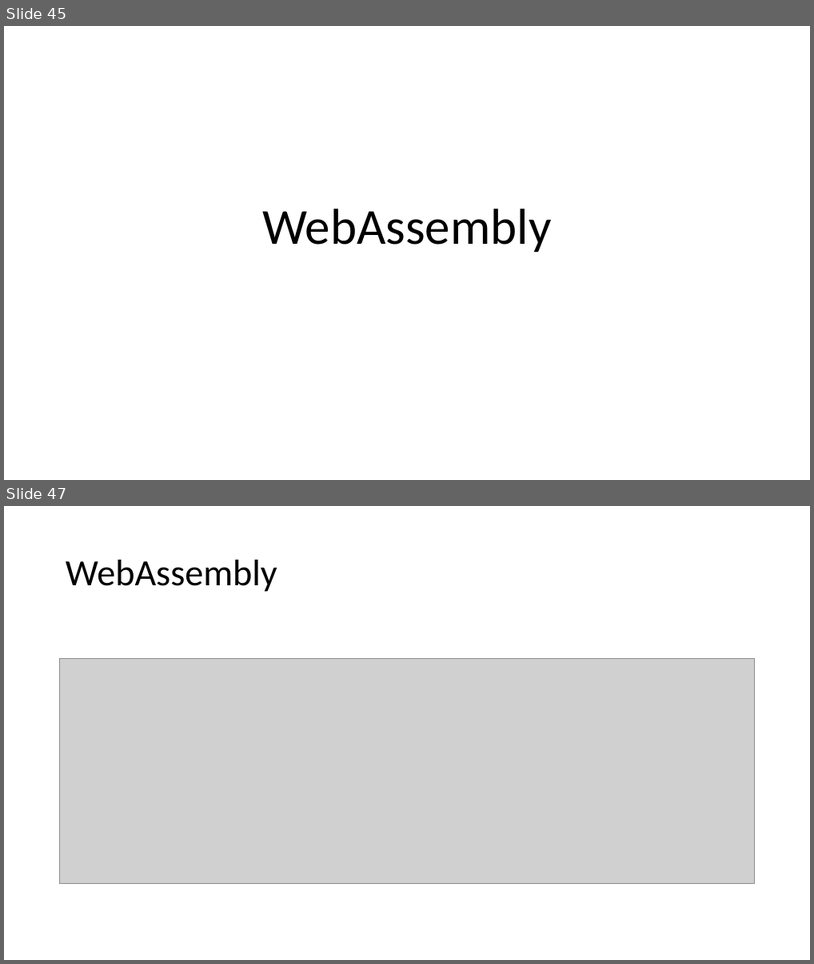
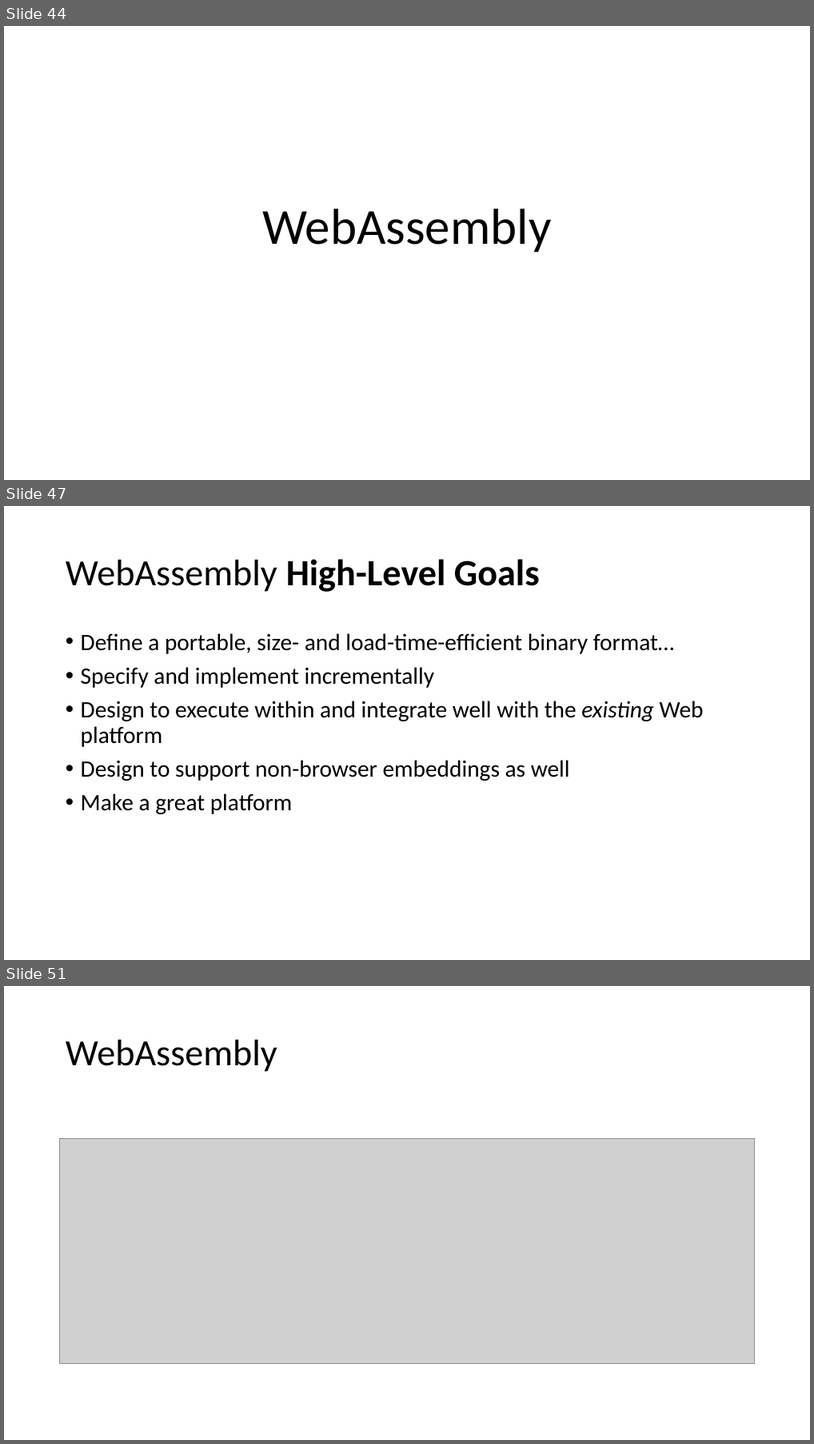
Before and after one commit to AGanyushkin/teraflops, a slide deck: conf.pptx. Shown one above the other, each under a label of ours: slides 45 and 47 before the commit, slides 44, 47 and 51 after it; the slides between them are not shown. The pictures are 814x964 and 814x1444 pixels, drawn with LibreOffice and Linux fonts; fonts in the diff are those of the drawing; grey boxes stand for pictures. Boxes give left, top, right and bottom in pixels: in the first picture for what was removed or moved away, otherwise in the second. Text is boxed around its words. In the diff, an @@ line names an element or a change of style, - is before the commit and + after.

```diff
--- a/conf.pptx
+++ b/conf.pptx
@@ slide 47 added at [4, 506, 810, 960], background #FFFFFF @@
@@ title added at [66, 559, 540, 592], 44 pt, text #000000, bold @@
+WebAssembly High-Level Goals
@@ text added at [81, 633, 704, 814], 28 pt, text #000000 @@
+• Define a portable, size- and load-time-efficient binary format…
+• Specify and implement incrementally
+• Design to execute within and integrate well with the existing Web platform
+• Design to support non-browser embeddings as well
+• Make a great platform
@@ what was slide 45 is now slide 44 @@
@@ what was slide 47 is now slide 51 @@
```
Also in this commit, not shown: 4 slides changed, 4 other slides added, 1 slide removed.
